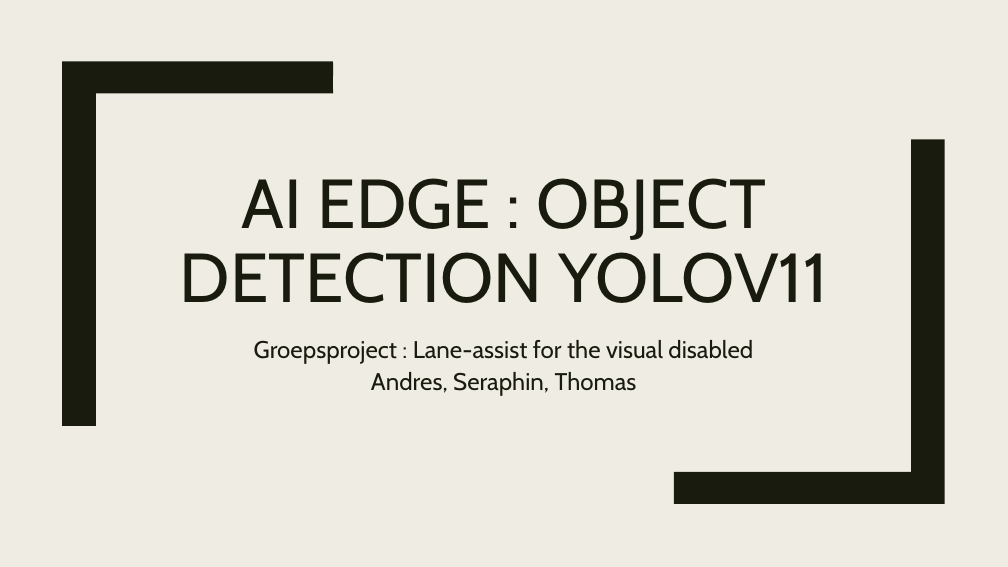
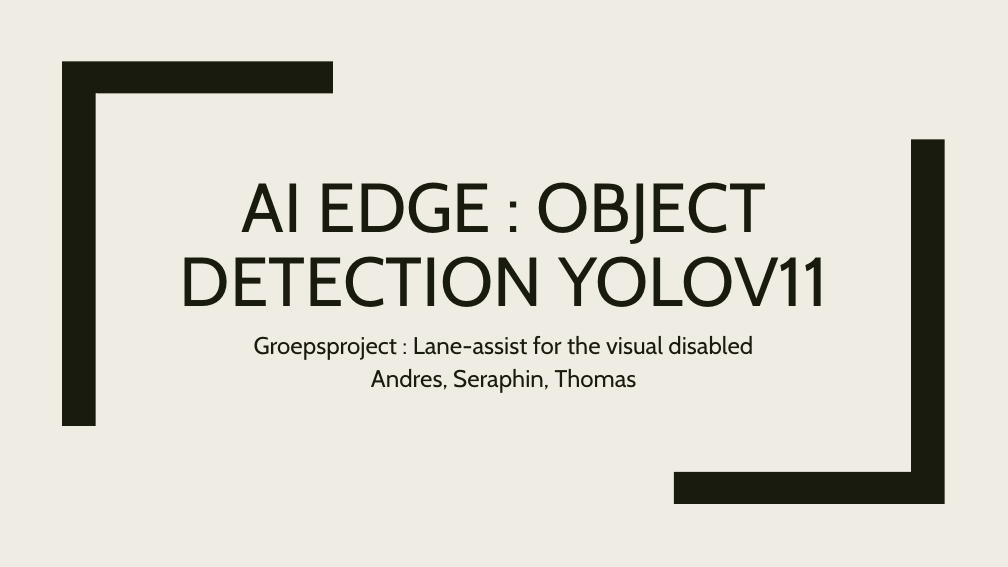
Before and after one commit to SampersS/yolov11, a slide deck: slide 1 of AIEdge_Groepsproject_presentatie.pptx. Drawn at 1008x567 pixels with LibreOffice and Linux fonts; fonts in the diff are those of the drawing. Boxes give left, top, right and bottom in pixels: in the first picture for what was removed or moved away, otherwise in the second. Text is boxed around its words. In the diff, an @@ line names an element or a change of style, - is before the commit and + after.

```diff
--- a/AIEdge_Groepsproject_presentatie.pptx
+++ b/AIEdge_Groepsproject_presentatie.pptx
@@ freeform shape at (62, 61, 333, 426): outline redrawn @@
@@ title "AI EDGE : OBJECT DETECTION ...": place and size @@
-title "AI EDGE : OBJECT DETECTION ..." at (180, 178, 828, 303)
+title "AI EDGE : OBJECT DETECTION ..." at (180, 182, 828, 307)
@@ freeform shape at (674, 139, 944, 504): outline redrawn @@
@@ subtitle "Groepsproject : Lane-assist for the ...": place and size @@
-subtitle "Groepsproject : Lane-assist for the ..." at (254, 340, 753, 396)
+subtitle "Groepsproject : Lane-assist for the ..." at (254, 336, 753, 393)
```
Also in this commit, not shown: 2 other slides changed.
